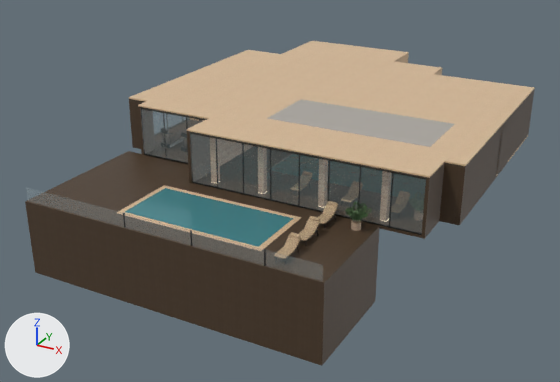
A saved change to the glTF model assets/residences/spa/interior.glb.
Both versions are drawn from a 50 mm camera at (40.7, -70.2, 20.5) aimed at (15.2, -23.9, -2.6). The lights are fixed; the arrows at lower left show +X, +Y and +Z. The older version comes first. Vertices at exactly the same position are counted once.

Names of what the first picture shows: 'basalt', 'frame', 'glass', 'ivory', 'limestone', 'linen', 'nero', 'satin', 'water' and 2 more.
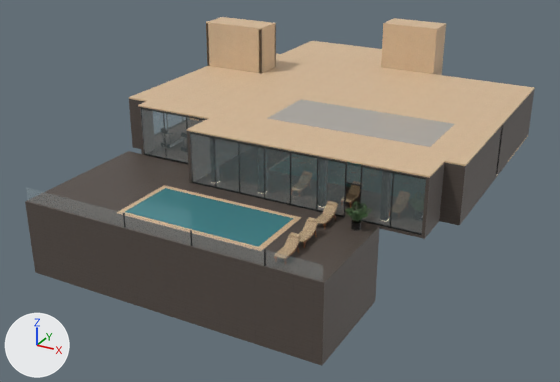
Edits to the bpy script that builds the scene:
```text
Change mat_basalt:
    where n3 = _N.new('ShaderNodeTexImage'); n3.name = 'Image Texture'
    n3.image: img_image_2 -> img_image_3
Change mat_nero:
    where n3 = _N.new('ShaderNodeTexImage'); n3.name = 'Image Texture'
    n3.image: img_image_3 -> img_image_4
Change me_ivory:
    used by ob_ivory; location = (0.0, 0.0, 0.0)
    remove me_ivory.from_pydata(...)  # 482 vertices, 876 faces; spans x 4.1..29.9, y -30.8..-3.7, z 0.0..3.8
    add me_ivory.from_pydata(...)  # 541 vertices, 1008 faces; spans x 4.1..29.9, y -30.8..-3.7, z 0.0..7.5
    me_ivory part 1: 33 vertices added at x 4.1..29.9, y -16.5..-14.0, z 3.7..7.5
    me_ivory part 2: 26 vertices added at x 17.2..21.8, y -9.9..-7.5, z 3.7..7.5
    other edits to the shape of me_ivory do not show in these pictures
Change me_frame:
    used by ob_frame; location = (0.0, 0.0, 0.0)
    remove me_frame.from_pydata(...)  # 440 vertices, 588 faces; spans x 4.2..28.4, y -38.3..-14.3, z -0.1..3.6
    add me_frame.from_pydata(...)  # 472 vertices, 636 faces; spans x 4.2..28.4, y -38.3..-14.3, z -0.1..3.6
    me_frame part 3: the loose piece of 8 vertices spanning x 14.2..14.3, y -30.8..-30.7, z 0.1..3.6 is moved by (-0.2, 0.0, 0.0)
    me_frame part 4: the loose piece of 8 vertices spanning x 16.3, y -30.8..-30.7, z 0.1..3.6 is moved by (-0.3, 0.0, 0.0)
    me_frame part 5: the loose piece of 8 vertices spanning x 18.3, y -30.8..-30.7, z 0.1..3.6 is moved by (-0.5, 0.0, 0.0)
    me_frame part 6: the loose piece of 8 vertices spanning x 20.3..20.4, y -30.8..-30.7, z 0.1..3.6 is moved by (-0.6, 0.0, 0.0)
    me_frame part 7: the loose piece of 8 vertices spanning x 22.3..22.4, y -30.8..-30.7, z 0.1..3.6 is moved by (-0.8, 0.0, 0.0)
    me_frame part 8: a new loose piece, a box spanning x 23.426..23.474, y -30.771..-30.689, z 0.05..3.62, in mat_frame (black #222425)
    other edits to the shape of me_frame do not show in these pictures
Change me_glass:
    used by ob_glass; location = (0.0, 0.0, 0.0)
    remove me_glass.from_pydata(...)  # 32 vertices, 48 faces; spans x 4.2..28.4, y -38.3..-16.5, z -0.1..3.6
    add me_glass.from_pydata(...)  # 48 vertices, 72 faces; spans x 4.2..28.4, y -38.3..-16.5, z -0.1..3.6
    me_glass part 9: 8 vertices added at x 23.5..24.5, y -30.7, z 0.0..3.6
    other edits to the shape of me_glass do not show in these pictures
Change me_linen:
    used by ob_linen; location = (0.0, 0.0, 0.0)
    remove me_linen.from_pydata(...)  # 6945 vertices, 12781 faces; spans x 18.9..26.5, y -37.8..-13.4, z 0.4..1.1
    add me_linen.from_pydata(...)  # 6943 vertices, 12779 faces; spans x 18.9..26.5, y -37.8..-13.4, z 0.4..1.1
    me_linen part 10: 121 vertices moved from x 22.4..23.2, y -35.4..-33.5, z 0.4..1.0 to x 22.4..23.2, y -35.5..-33.6, z 0.4..1.0; 875 vertices removed from x 22.4..23.2, y -35.4..-33.4, z 0.4..1.1; 873 vertices added at x 22.4..23.2, y -35.6..-33.6, z 0.4..1.1
```

Location of each change, (x1, y1, x2, y2) in pixels of the pictures (560 x 382 px; the box of a moved part takes in the faces that stretch with it):
'basalt', surface changed
    both: (25, 99, 504, 366)
'ivory', reshaped (17% taller)
    before: (129, 41, 535, 178)
    after: (129, 17, 535, 178)
'linen', reshaped
    before: (277, 201, 338, 256)
    after: (277, 184, 360, 256)
'nero', surface changed
    both: (351, 133, 502, 231)
part 1 of me_ivory, added (beige)
    after: (206, 17, 535, 111)
part 2 of me_ivory, added (beige)
    after: (381, 18, 446, 74)
part 3 of me_frame, moved or reshaped
    before: (216, 140, 218, 187)
    after: (214, 139, 216, 187)
part 4 of me_frame, moved or reshaped
    before: (242, 144, 244, 193)
    after: (238, 143, 240, 192)
part 5 of me_frame, moved or reshaped
    before: (270, 149, 271, 199)
    after: (264, 148, 265, 198)
part 6 of me_frame, moved or reshaped
    before: (298, 155, 300, 206)
    after: (290, 153, 291, 204)
part 7 of me_frame, moved or reshaped
    before: (328, 160, 330, 201)
    after: (316, 158, 318, 210)
part 8 of me_frame, added
    after: (344, 162, 347, 217)
part 9 of me_glass, added
    after: (191, 134, 426, 234)
part 10 of me_linen, moved or reshaped
    before: (299, 216, 320, 241)
    after: (299, 217, 319, 242)
